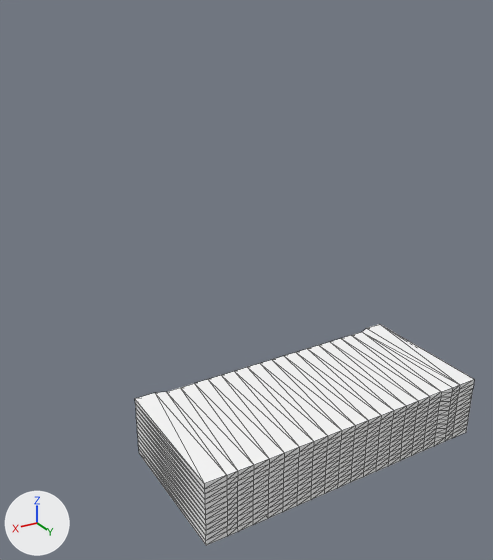
An edit to the glTF model 3dplayer/chassis.glb, drawn before and after from the same camera.
Rendered twice from a camera (50 mm lens) standing at (10.9, 14.4, 12.3) and looking at (-2.1, -7.3, 1.5). Arrows for +X, +Y and +Z are at lower left; the lights stay in place. Mesh edges are drawn as thin lines. Where no turn or scale is listed for an object, it has been applied to the vertices. Vertices at the same position are counted once.

Names of what the first picture shows: 'Chassis'.
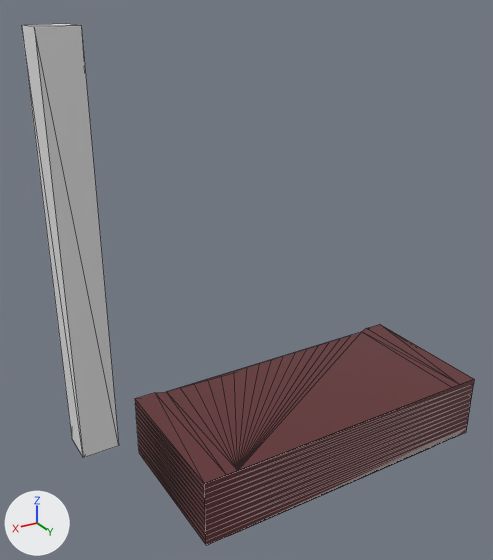
Patch to the scene script:
```diff
--- a/3dplayer/chassis.glb.py
+++ b/3dplayer/chassis.glb.py
@@ mat_metal @@
 mat_metal = principled_material('Metal')
-mat_metal.base_color = (1.0, 1.0, 1.0)  # white #ffffff
+mat_metal.base_color = (0.124, 0.0287, 0.0316)  # brown #632f32
 mat_metal.roughness = 0.4
@@ mat_defaultmatte @@
+mat_defaultmatte = principled_material('DefaultMatte')
+mat_defaultmatte.base_color = (0.8, 0.8, 0.8)  # white #e7e7e7
@@ me_cube @@
 # used by ob_chassis; location = (0.0, 0.0, 0.0); scale = (3.82, -2.15, 1.0)
-me_cube.from_pydata(...)  # 566 vertices, 1128 faces; spans x -1.25..1.25, y -1.0..1.07, z -1.0..1.0
+me_cube.from_pydata(...)  # 275 vertices, 546 faces; spans x -1.25..1.25, y -1.0..1.07, z -1.0..1.0
+# me_cube part 1: 209 vertices removed from x -1.08..1.08, y -1.0, z -0.83..0.83
 me_cube.materials.append(mat_metal)
@@ me_cube_001 @@
+me_cube_001.from_pydata(...)  # a box spanning x -1.0..1.0, y -1.0..1.0, z -10.8..10.8
+me_cube_001.materials.append(mat_defaultmatte)  # white #e7e7e7
@@ ob_cube @@
+ob_cube = bpy.data.objects.new('Cube', me_cube_001)
+ob_cube.location = (1.98, -16.73, 0.0)
```

Location of each change, [x1, y1, x2, y2] in pixels of the pictures (493 x 560 px):
'Chassis', recoloured, reshaped (white to brown)
    both: [135, 324, 474, 546]
'Cube', added
    after: [22, 24, 119, 458]
part 1 of me_cube, deleted
    before: [204, 380, 474, 546]
